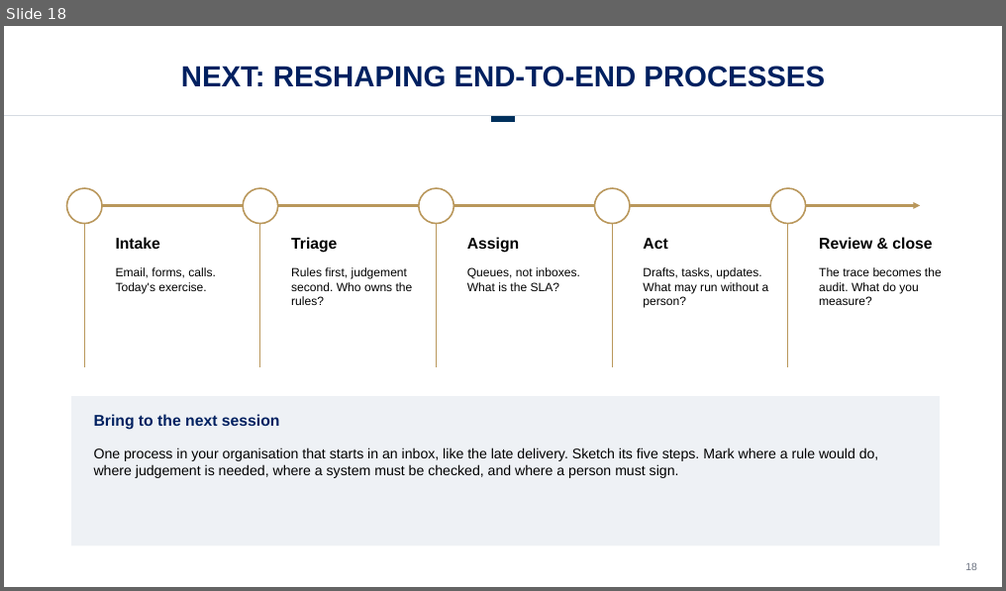
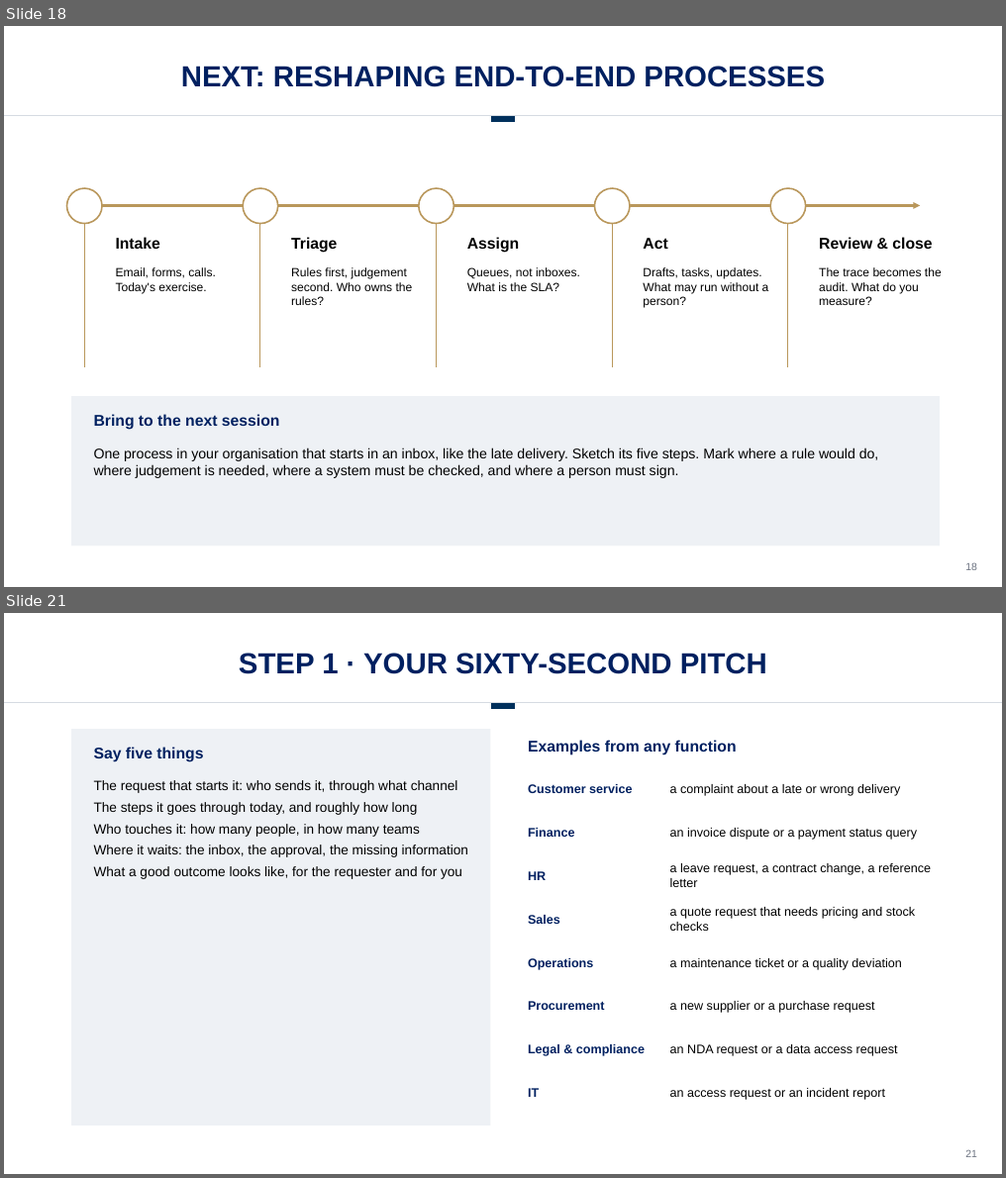
Before and after one commit to drestrepoa/Claudecode, a slide deck: slides/agent-challenge-hr.pptx. Shown one above the other, each under a label of ours: slide 18 before the commit, slides 18 and 21 after it; the slides between them are not shown. The pictures are 1006x591 and 1006x1178 pixels, drawn with LibreOffice and Linux fonts; fonts in the diff are those of the drawing; background and template pictures are left out. Boxes give left, top, right and bottom in pixels: in the first picture for what was removed or moved away, otherwise in the second. Text is boxed around its words. In the diff, an @@ line names an element or a change of style, - is before the commit and + after.

```diff
--- a/slides/agent-challenge-hr.pptx
+++ b/slides/agent-challenge-hr.pptx
@@ slide 21 added at [4, 613, 1002, 1174], background #FFFFFF @@
@@ text added at [239, 653, 767, 674], 28 pt, text #002060, bold @@
+STEP 1 · YOUR SIXTY-SECOND PITCH
@@ line added from (4, 703) to (1002, 703), #D5DBE2 0.75 pt @@
@@ rectangle added at [71, 729, 491, 1126], fill #EEF1F5 @@
@@ line added from (491, 706) to (515, 706), #00305C 6 pt @@
@@ text added at [94, 747, 203, 762], 15 pt, text #002060, bold @@
+Say five things
@@ text added at [528, 740, 737, 756], 15 pt, text #002060, bold @@
+Examples from any function
@@ text added at [94, 780, 468, 879], 13 pt, text #000000 @@
+The request that starts it: who sends it, through what channel
+The steps it goes through today, and roughly how long
+Who touches it: how many people, in how many teams
+Where it waits: the inbox, the approval, the missing information
+What a good outcome looks like, for the requester and for you
@@ text added at [528, 784, 632, 793], 12 pt, text #002060, bold @@
+Customer service
@@ text added at [670, 784, 900, 796], 12 pt, text #000000 @@
+a complaint about a late or wrong delivery
@@ text added at [528, 828, 575, 837], 12 pt, text #002060, bold @@
+Finance
@@ text added at [670, 828, 917, 840], 12 pt, text #000000 @@
+an invoice dispute or a payment status query
@@ text added at [528, 871, 546, 880], 12 pt, text #002060, bold @@
+HR
@@ text added at [670, 863, 931, 887], 12 pt, text #000000 @@
+a leave request, a contract change, a reference letter
@@ text added at [670, 907, 915, 931], 12 pt, text #000000 @@
+a quote request that needs pricing and stock checks
@@ text added at [528, 915, 560, 924], 12 pt, text #002060, bold @@
+Sales
@@ text added at [528, 959, 593, 970], 12 pt, text #002060, bold @@
+Operations
@@ text added at [670, 959, 901, 970], 12 pt, text #000000 @@
+a maintenance ticket or a quality deviation
@@ text added at [528, 1001, 605, 1010], 12 pt, text #002060, bold @@
+Procurement
@@ text added at [670, 1001, 875, 1013], 12 pt, text #000000 @@
+a new supplier or a purchase request
@@ text added at [528, 1045, 645, 1057], 12 pt, text #002060, bold @@
+Legal & compliance
@@ text added at [670, 1045, 898, 1057], 12 pt, text #000000 @@
+an NDA request or a data access request
@@ text added at [528, 1088, 539, 1097], 12 pt, text #002060, bold @@
+IT
@@ text added at [670, 1088, 885, 1100], 12 pt, text #000000 @@
+an access request or an incident report
@@ text added at [965, 1150, 977, 1157], 10 pt, text #6B7280 @@
+21
```
Also in this commit, not shown: 6 other slides added, 1 other file.
